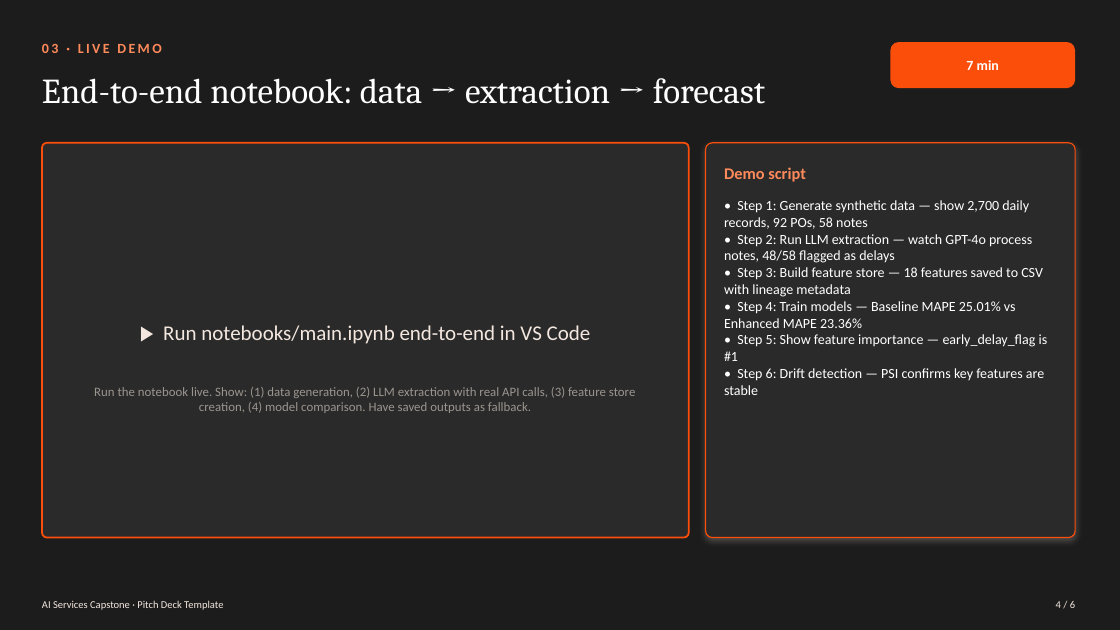
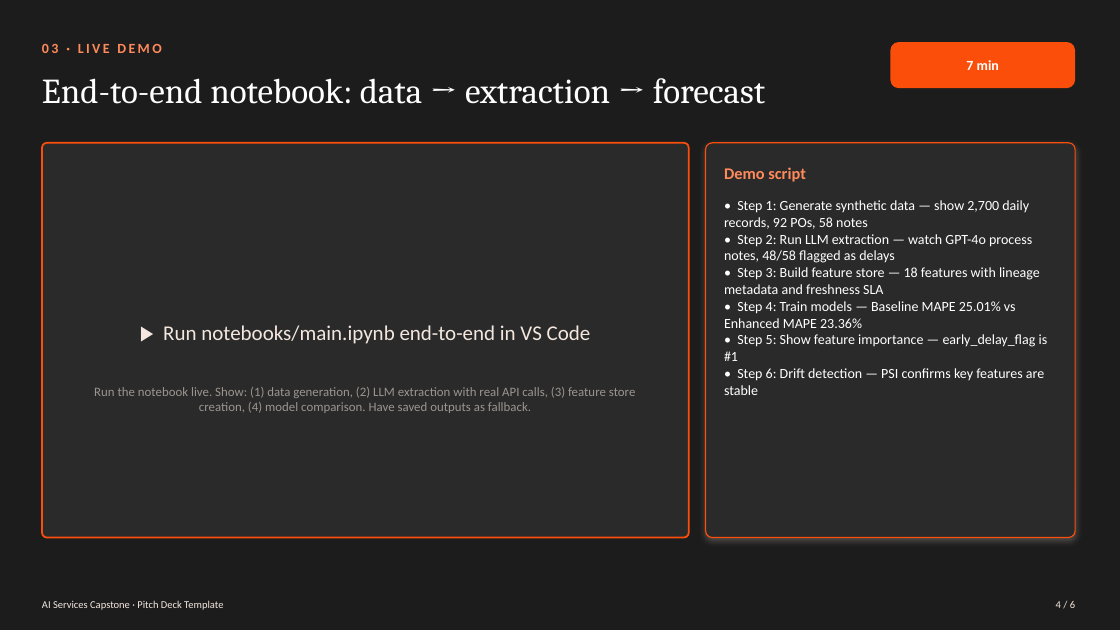
Before and after one commit to damie17/DemandSignalFeatureStore, a slide deck: slide 4 of PITCH_DECK.pptx. Drawn at 1120x630 pixels with LibreOffice and Linux fonts; fonts in the diff are those of the drawing. Boxes give left, top, right and bottom in pixels: in the first picture for what was removed or moved away, otherwise in the second. Text is boxed around its words. In the diff, an @@ line names an element or a change of style, - is before the commit and + after.

```diff
--- a/PITCH_DECK.pptx
+++ b/PITCH_DECK.pptx
@@ text at <box>724,267,1040,294</box>: text changed @@
-• Step 3: Build feature store — 18 features saved to CSV with lineage metadata
+• Step 3: Build feature store — 18 features with lineage metadata and freshness SLA
```
Also in this commit, not shown: 4 other slides changed, 1 other file.
